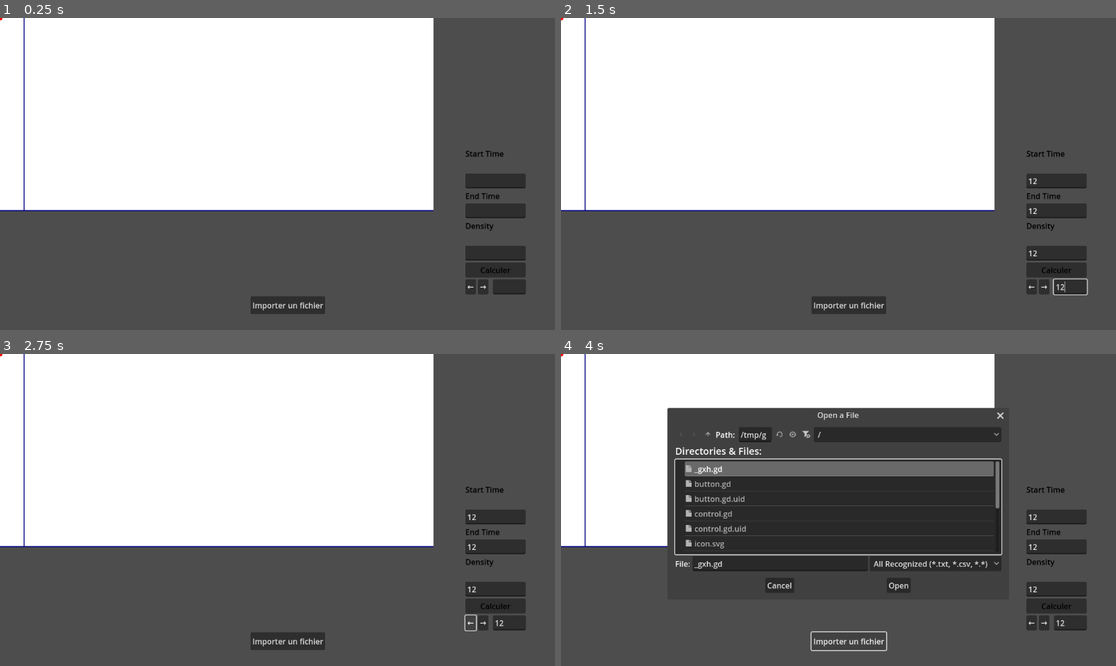
Above: before the commit, frames 1-4 (two rows, left to right).
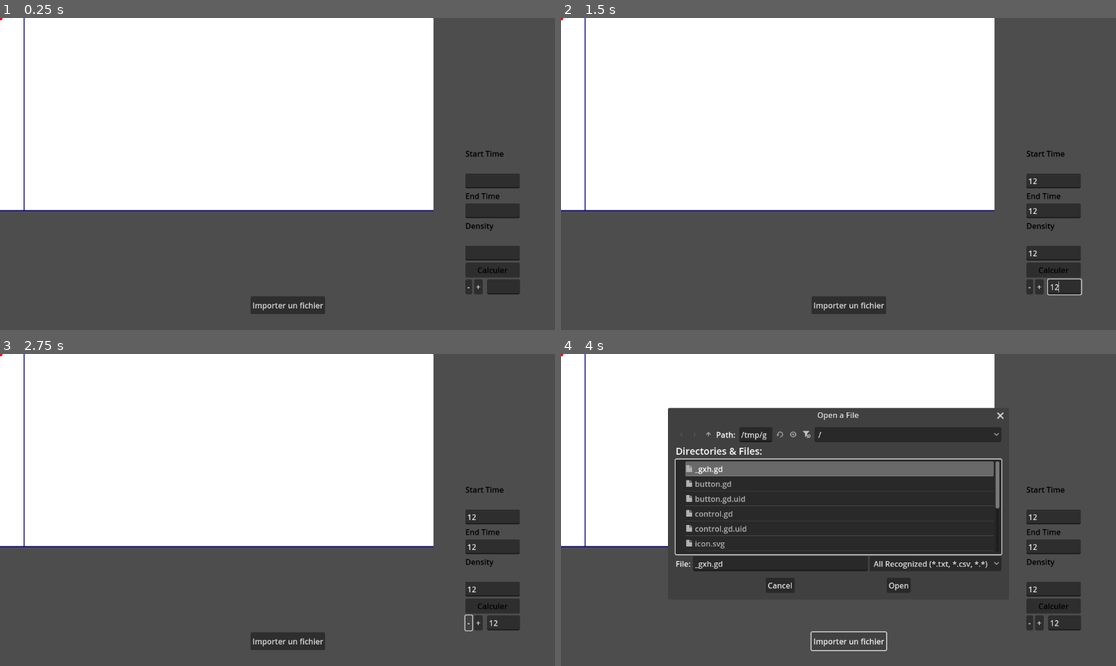
Above: after the commit, the same moments.

Repository: Ayadayi/Tissu_cardiaque
Game: Godot game, scene res://node_2d.tscn
Two runs of this game, one before a commit and one after it. Both use one fixed random seed, a clock stepped at 60 frames per second and the inputs below.
Inputs (mouse positions are in pixels of both pictures, inside the frame that each line leads up to):
- Up to frame 1 (0.25 s): no input
- Up to frame 2 (1.5 s): click (1054, 180) at 0.52 s; type "12" at 0.6 s; click (1054, 211) at 0.75 s; type "12" at 0.83 s; click (1054, 252) at 0.98 s; type "12" at 1.07 s; click (1071, 286) at 1.27 s; type "12" at 1.35 s
- Up to frame 3 (2.75 s): click "←" (after the commit: "-") at 2 s
- Up to frame 4 (4 s): click "→" (after the commit: "+") at 2.75 s; click "Importer un fichier" at 3.5 s

The runs differ from the first frame. In frame 1, 0.4% of the frame differs, in the area x 84-95%, y 49-89%; in frame 2, 0.4%; in frame 3, 0.4%; in frame 4, 1.4%, in the area x 19-95%, y 17-89%.

Commit message:
Update node_2d.tscn

Diff:
--- a/courbe/node_2d.tscn
+++ b/courbe/node_2d.tscn
@@ -78,11 +78,11 @@
 
 [node name="ButtonLeft" type="Button" parent="Control/UI/UIVBox/HBoxContainer"]
 layout_mode = 2
-text = "←"
+text = "-"
 
 [node name="ButtonRight" type="Button" parent="Control/UI/UIVBox/HBoxContainer"]
 layout_mode = 2
-text = "→"
+text = "+"
 
 [node name="DecalageLabel" type="Label" parent="Control/UI/UIVBox/HBoxContainer"]
 layout_mode = 2
